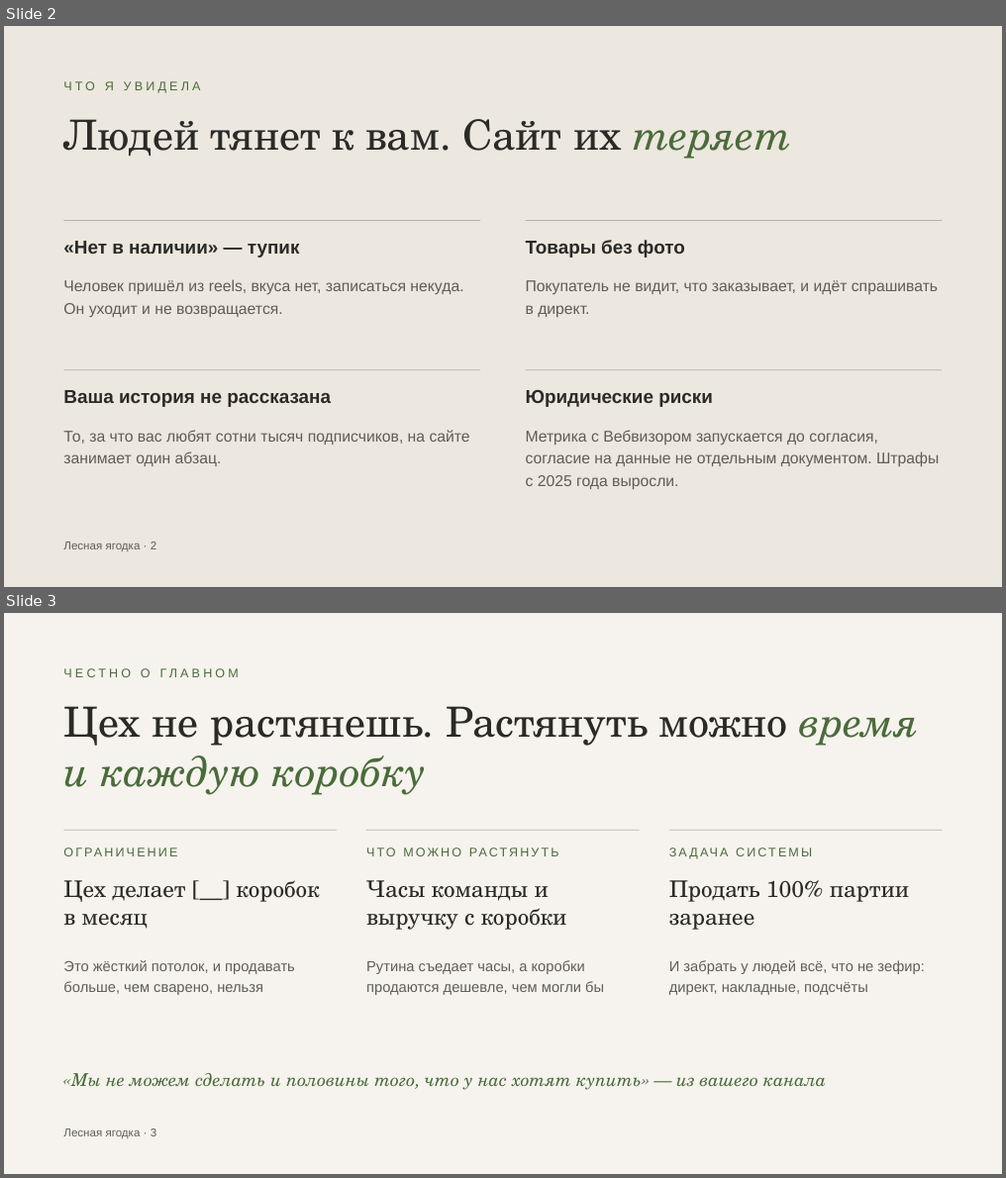
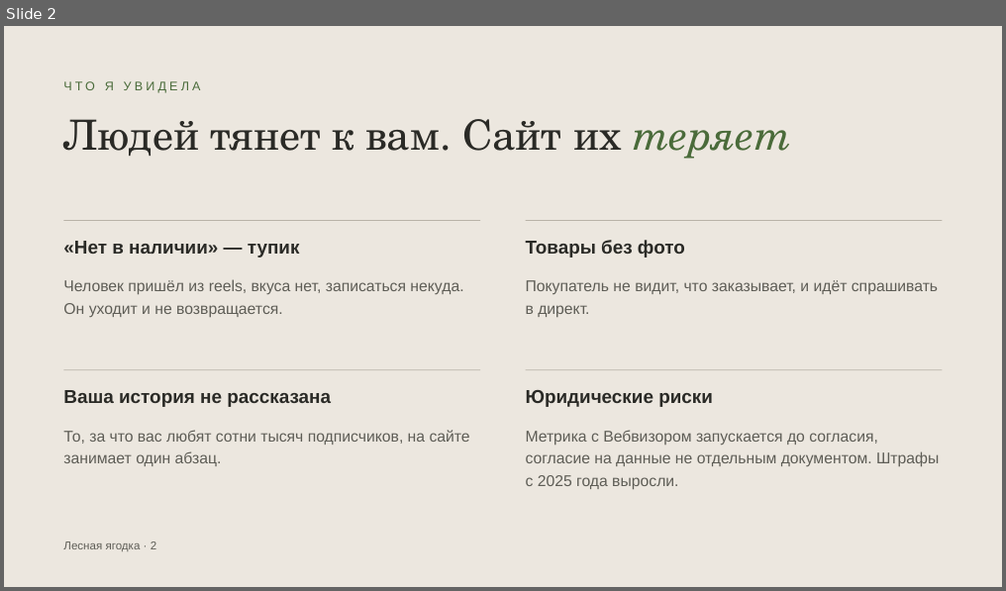
Before and after one commit to ellischment/svoya_ferma, a slide deck: docs/preview/lesnaya-yagodka-predlozhenie.pptx. Shown one above the other, each under a label of ours: slides 2 and 3 before the commit, slide 2 after it. The pictures are 1006x1178 and 1006x591 pixels, drawn with LibreOffice and Linux fonts; fonts in the diff are those of the drawing. Boxes give left, top, right and bottom in pixels: in the first picture for what was removed or moved away, otherwise in the second. Text is boxed around its words. In the diff, an @@ line names an element or a change of style, - is before the commit and + after.

```diff
--- a/docs/preview/lesnaya-yagodka-predlozhenie.pptx
+++ b/docs/preview/lesnaya-yagodka-predlozhenie.pptx
@@ slide 3 removed at [4,613,1002,1174], background #F6F3EE @@
@@ text removed at [63,668,151,677] @@
-ЧЕСТНО О ГЛАВНОМ
@@ text removed at [63,706,920,795] @@
-Цех не растянешь. Растянуть можно время и каждую коробку
@@ line removed from (63, 830) to (337, 830) @@
@@ text removed at [63,845,337,871] @@
-ОГРАНИЧЕНИЕ
@@ line removed from (366, 830) to (640, 830) @@
@@ text removed at [366,845,639,871] @@
-ЧТО МОЖНО РАСТЯНУТЬ
@@ line removed from (669, 830) to (943, 830) @@
@@ text removed at [669,845,943,871] @@
-ЗАДАЧА СИСТЕМЫ
@@ text removed at [63,880,320,929] @@
-Цех делает [__] коробок в месяц
@@ text removed at [366,880,567,930] @@
-Часы команды и выручку с коробки
@@ text removed at [669,880,909,930] @@
-Продать 100% партии заранее
@@ text removed at [63,960,295,995] @@
-Это жёсткий потолок, и продавать больше, чем сварено, нельзя
@@ text removed at [366,960,604,995] @@
-Рутина съедает часы, а коробки продаются дешевле, чем могли бы
@@ text removed at [669,960,924,995] @@
-И забрать у людей всё, что не зефир: директ, накладные, подсчёты
@@ text removed at [71,1073,826,1090] @@
-«Мы не можем сделать и половины того, что у нас хотят купить» — из вашего канала
@@ text removed at [63,1129,156,1139] @@
-Лесная ягодка · 3
```
Also in this commit, not shown: 9 slides changed, 6 slides added, 2 other slides removed.
